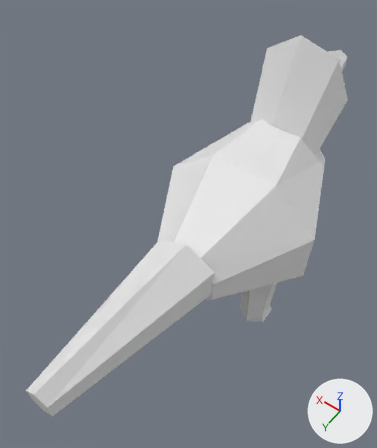
Two versions of the OBJ model data/animals/rolinha/idle/0.obj, one commit apart.
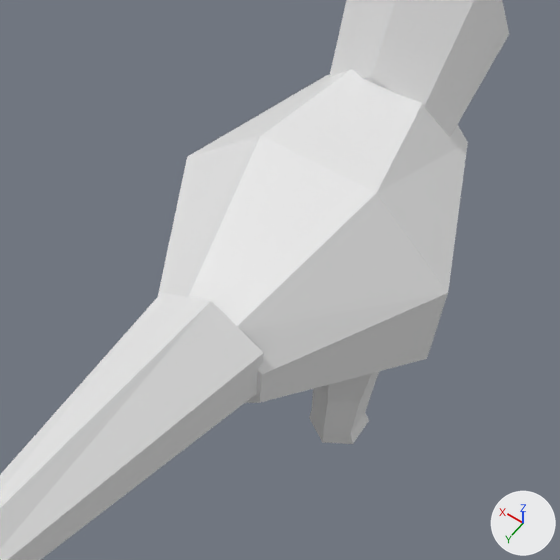
Each version appears first whole from a 50 mm lens placed at (-0.18, 0.354, 0.674), pointed at (0.039, 0.048, 0.193), and next in a close-up on the part from 19% to 100% of the width and 18% to 86% of the height. The axes (+X, +Y, +Z) are drawn at lower right. The lights are the same throughout. The older version's two pictures come first. Where no turn or scale is listed for an object, it has been applied to the vertices.

The older version as bpy lines, for what is in view:
```python
me_rolinha_idle_0 = bpy.data.meshes.new('rolinha_idle_0')
me_rolinha_idle_0.from_pydata(...)  # 122 vertices, 220 faces; spans x -0.096..0.096, y -0.228..0.306, z 0.0..0.362
ob_rolinha_idle_0 = bpy.data.objects.new('rolinha_idle_0', me_rolinha_idle_0)
ob_rolinha_idle_0.location = (0.0, 0.0, 0.0)
```
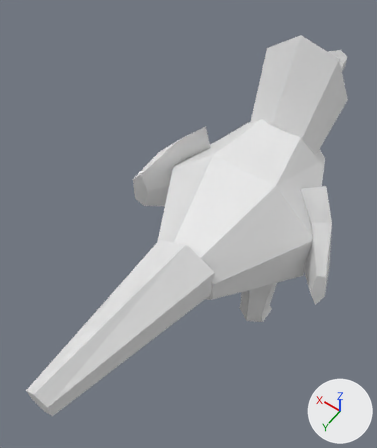
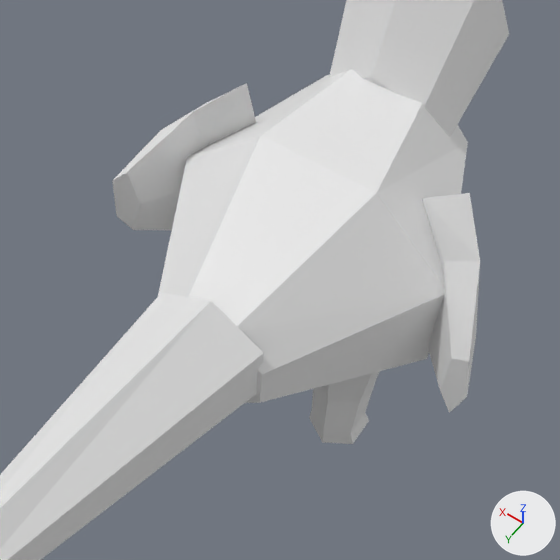
What differs and where, as boxes (x1, y1, x2, y2) in the close-ups (560 x 560 px):
part 1 of me_rolinha_idle_0, added: after (422, 193, 480, 413)
part 2 of me_rolinha_idle_0, added: after (112, 83, 256, 230)

The edits, one by one:
me_rolinha_idle_0 is used by ob_rolinha_idle_0; location (0.0, 0.0, 0.0).
me_rolinha_idle_0 had 122 vertices, 220 faces and spanned x -0.096..0.096, y -0.228..0.306, z 0.0..0.362.
me_rolinha_idle_0 now has 156 vertices, 280 faces and spans x -0.133..0.131, y -0.228..0.306, z 0.0..0.362.
me_rolinha_idle_0 part 1: a new loose piece of 17 vertices spanning x -0.133..-0.057, y -0.03..0.036, z 0.13..0.272.
me_rolinha_idle_0 part 2: a new loose piece of 17 vertices spanning x 0.052..0.131, y -0.031..0.036, z 0.13..0.272.
